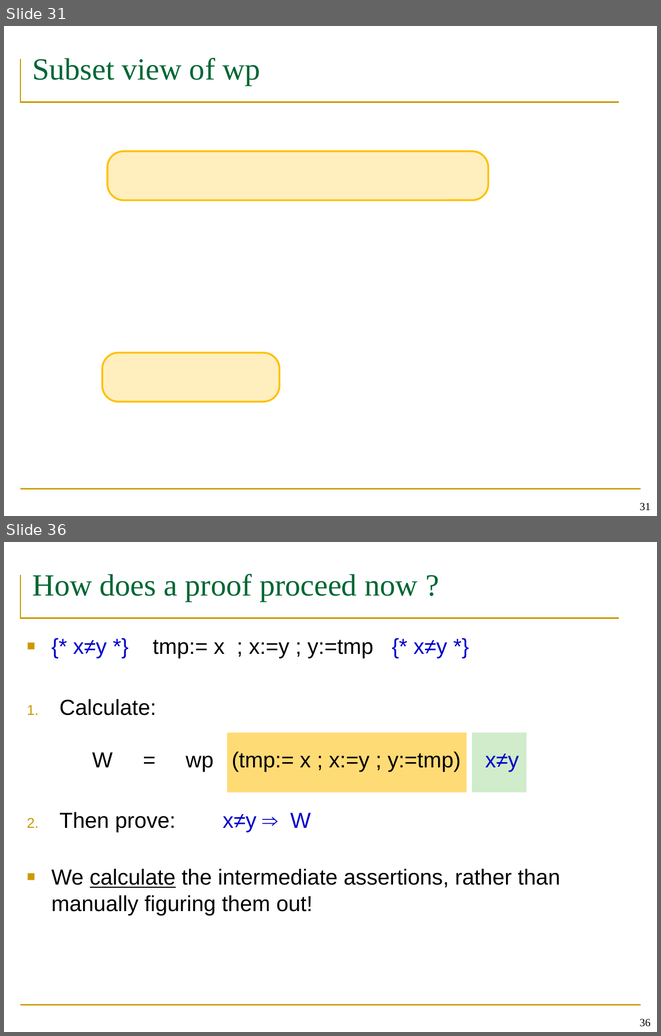
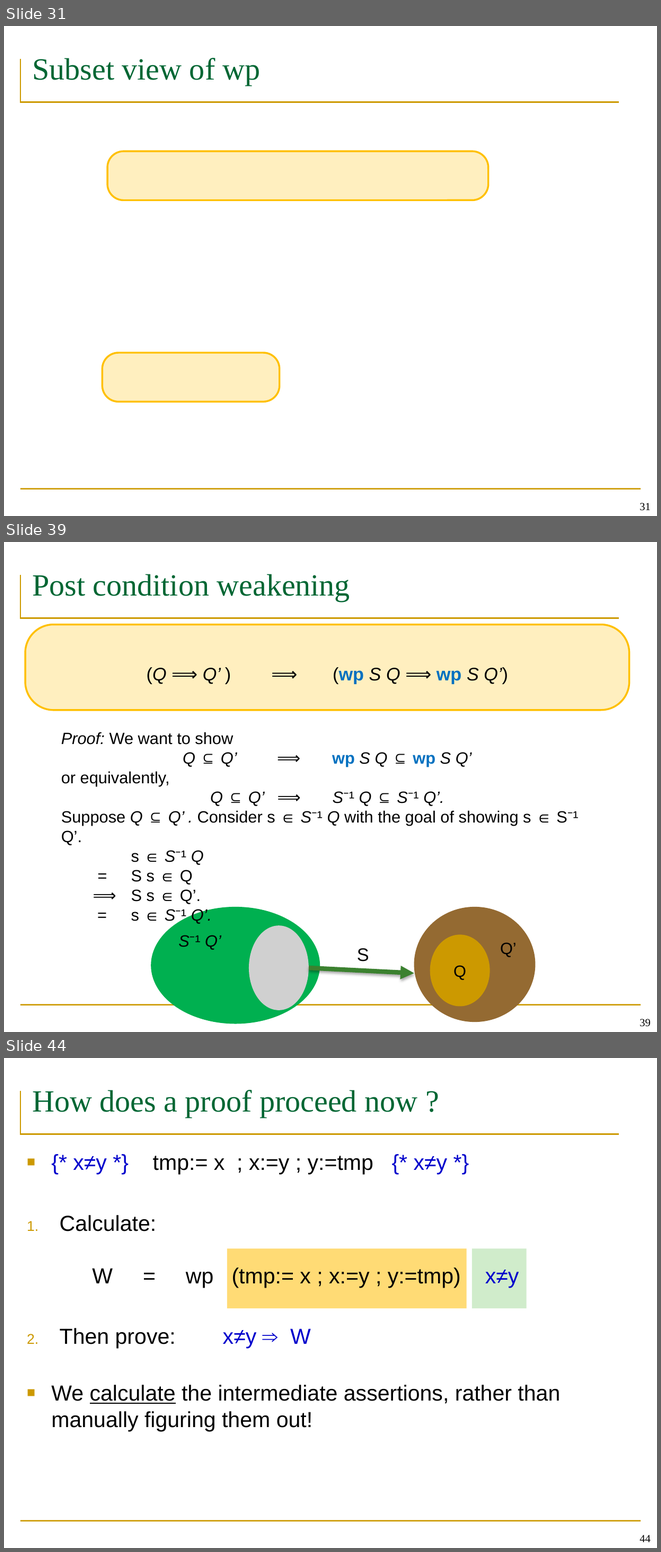
Before and after one commit to wooshrow/b3stv, a slide deck: slides/week-22-paige.pptx. Shown one above the other, each under a label of ours: slides 31 and 36 before the commit, slides 31, 39 and 44 after it; the slides between them are not shown. The pictures are 661x1036 and 661x1552 pixels, drawn with LibreOffice and Linux fonts; fonts in the diff are those of the drawing; grey boxes stand for pictures. Boxes give left, top, right and bottom in pixels: in the first picture for what was removed or moved away, otherwise in the second. Text is boxed around its words. In the diff, an @@ line names an element or a change of style, - is before the commit and + after.

```diff
--- a/slides/week-22-paige.pptx
+++ b/slides/week-22-paige.pptx
@@ slide 39 added at <box>4,542,657,1032</box>, background #FFFFFF; not listed: 2 template elements that a slide beside it also shows @@
@@ title added at <box>32,574,350,601</box>, 34 pt, text #006633 @@
+Post condition weakening
@@ rounded rectangle added at <box>26,624,629,710</box>, fill #FFC000 at 25% opacity, outline #FFC000 2 pt @@
@@ text added at <box>61,667,578,923</box>, 18 pt, text #000000 @@
+(Q ⟹ Q’ ) ⟹ (wp S Q ⟹ wp S Q’)
+Proof: We want to show
+Q ⊆ Q’ ⟹ wp S Q ⊆ wp S Q’
+or equivalently,
+Q ⊆ Q’ ⟹ S⁻¹ Q ⊆ S⁻¹ Q’.
+Suppose Q ⊆ Q’ . Consider s ∈ S⁻¹ Q with the goal of showing s ∈ S⁻¹ Q’.
+s ∈ S⁻¹ Q
+= S s ∈ Q
+⟹ S s ∈ Q’.
+= s ∈ S⁻¹ Q’.
@@ ellipse added at <box>151,906,320,1023</box>, fill #00B050 @@
@@ ellipse added at <box>414,906,536,1021</box>, fill #946A32 @@
@@ text added at <box>178,935,221,950</box>, 18 pt, text #000000, italic @@
+S⁻¹ Q’
@@ picture added at <box>249,925,309,1010</box> @@
@@ ellipse added at <box>430,934,490,1006</box>, fill #CC9900, 18 pt, text #000000 @@
+Q
@@ text added at <box>357,948,369,961</box>, 20 pt, text #000000 @@
+S
@@ text added at <box>500,942,517,956</box>, 18 pt, text #000000 @@
+Q’
@@ arrow added from (309, 968) to (414, 973), #3B812F 5 pt @@
@@ page number added at <box>639,1018,650,1026</box>, 12 pt, text #000000 @@
+39
@@ what was slide 36 is now slide 44 @@
@@ page number at <box>639,1534,650,1542</box>: text changed @@
-36
+44
```
Also in this commit, not shown: 7 slides changed, 17 other slides added, 1 other file.
